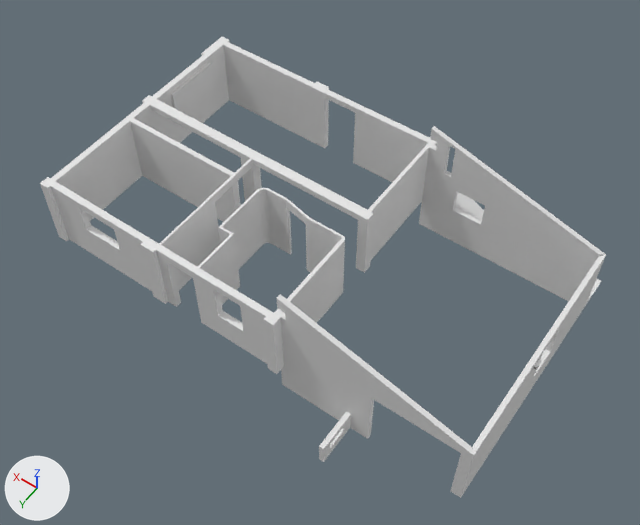
The Blender file Casa.blend, before and after one commit.
Camera for both pictures: a 50 mm lens placed at (-1216.0, 1330.0, 2168.0), pointed at (-308.0, 59.0, 171.0). Lighting does not change. The marker at lower left points along +X, +Y and +Z. The picture after the commit comes second.

Objects in the first picture: '001.01_Denis', '001.01_SE', '001.02_Cocina_Despensa', '001.02_SO', '001.03_OS', '001.05_NO', '001.06_NE', '001.07_EN', '001.09_CargaConina', '002.01_N', '002.02_E', '002.03_S', '002.Torre', 'Acera_N', 'Auxiliar.001', 'Substractor.001' and 13 more.
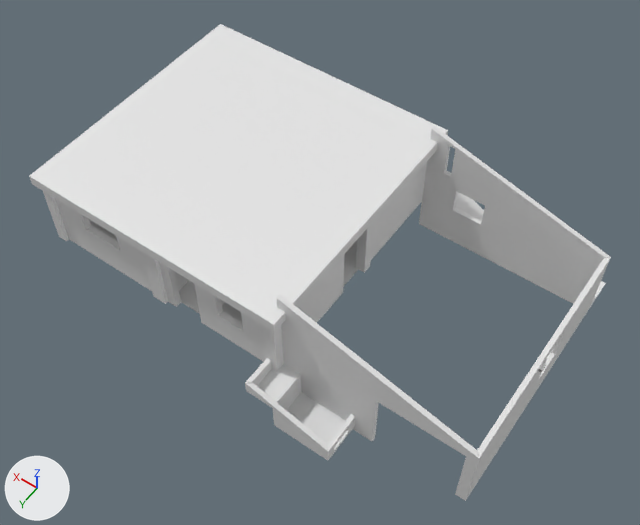
Where the newer file only moved an object's origin or applied its transform, the numbers keep the older frame.

Pixel boxes (x1, y1, x2, y2) of what changed, in the pictures (640 x 525 px; the box of a moved part takes in the faces that stretch with it):
'001.Techo', shown: after (29, 24, 448, 332)
'002.01_N', reshaped: before (419, 126, 606, 301); after (419, 126, 610, 304)
'002.03_S', reshaped: before (277, 294, 474, 498); after (277, 294, 479, 501)
'002.02_E', moved: before (461, 255, 606, 497); after (466, 257, 611, 500)
'003.Suelo', added: after (257, 364, 348, 444)
'003.Base', added: after (245, 358, 355, 460)
'Substractor.001', deleted: before (171, 62, 215, 115)
'001.Suelo', added (mostly hidden): after (90, 221, 358, 322)
'002.Torre', deleted: before (319, 412, 351, 462)
'Acera_N', reshaped (mostly hidden): before (455, 192, 601, 304); after (455, 192, 606, 307)
'Auxiliar.001', deleted: before (201, 42, 218, 55)
part 1 of me_cube_021, moved or reshaped: before (586, 279, 601, 304); after (590, 281, 606, 307)
'001.01_Denis', unchanged, covered by the edit: before (198, 188, 341, 305)
'001.05_NO', unchanged, covered by the edit: before (223, 42, 315, 142)
'001.09_CargaConina', unchanged, covered by the edit: before (130, 118, 234, 222)
'001.03_OS', unchanged, covered by the edit: before (51, 102, 155, 221)

Edits to the bpy script that builds the scene:
```text
Change me_cube_021:
    used by ob_acera_n; location = (-588.0, -425.0, 66.0)
    remove me_cube_021.from_pydata(...)  # 36 vertices, 17 faces; spans x -383.0..178.0, y -56.0..56.0, z -56.0..50.0
    add me_cube_021.from_pydata(...)  # 36 vertices, 17 faces; spans x -397.0..178.0, y -56.0..56.0, z -56.0..50.0
    me_cube_021 part 1
    me_cube_021.vertices[2].co: (-383.0, -56.0, -56.0) -> (-397.0, -56.0, -56.0)  # pixel (601, 280) -> pixel (605, 283)
    me_cube_021.vertices[3].co: (-383.0, 56.0, -56.0) -> (-397.0, 56.0, -56.0)  # pixel (585, 305) -> pixel (589, 308)
Change me_cube_019:
    used by ob_002_01_n; location = (-555.0, -361.0, 243.0)
    before: 0 (-416.0, -7.0, -232.0) at pixel (585, 305), 1 (-416.0, -7.0, 11.0) at pixel (606, 254), 2 (-401.0, 7.0, -232.0), 3 (-401.0, 7.0, 15.0) at pixel (599, 254)
    remove me_cube_019.from_pydata(...)  # 36 vertices, 20 faces; spans x -416.0..155.0, y -7.0..7.0, z -232.0..180.0
    add me_cube_019.from_pydata(...)  # 36 vertices, 20 faces; spans x -430.0..155.0, y -7.0..7.0, z -232.0..180.0
    me_cube_019 part 2
    add for i in [*range(0, 4)]: me_cube_019.vertices[i].co += Vector((-14.0, 0.0, 0.0))
Change me_cube_026:
    used by ob_002_03_s; location = (-682.0, 362.0, 175.0); scale = (1.0, -1.0, 1.0)
    remove me_cube_026.from_pydata(...)  # 27 vertices, 14 faces, 2 loose edges; spans x -289.0..282.0, y -7.0..7.0, z -164.0..248.0
    add me_cube_026.from_pydata(...)  # 24 vertices, 14 faces; spans x -303.0..282.0, y -7.0..7.0, z -164.0..248.0
    me_cube_026 part 3: 12 vertices moved from x -289.0..53.0, y -7.0..7.0, z -164.0..83.0 to x -303.0..-18.0, y -7.0..7.0, z -164.0..83.0; 3 vertices removed from x -4.0..53.0, y -7.0, z -164.0..-160.0
Add me_cube_028_1:
    me_cube_028_1.from_pydata(...)  # 30 vertices, 22 faces; spans x -19.0..245.0, y -62.0..62.0, z -6.0..129.0
Add me_plane_003:
    me_plane_003.from_pydata([(-130.0, -61.0, 25.0), (134.0, -62.0, 119.0), (-130.0, 62.0, 25.0), (134.0, 62.0, 119.0), (46.0, -62.0, 25.0), (46.0, 62.0, 25.0), (46.0, -62.0, 119.0), (46.0, 62.0, 119.0), (103.0, -31.0, 119.0), (103.0, -62.0, 119.0), (134.0, -62.0, 119.0), (134.0, -31.0, 119.0)], [], [(11, 3, 7, 6, 1, 10, 9, 8), (0, 4, 5, 2), (4, 6, 7, 5)])
Add me_plane_002:
    me_plane_002.from_pydata([(-3.89, -3.69, 116.19), (3.79, -3.69, 116.19), (-3.89, 3.69, 116.19), (3.79, 3.69, 116.19)], [], [(0, 1, 3, 2)])
Change ob_001_techo:
    ob_001_techo.location: (0.0, 0.0, 234.0) -> (0.0, 0.0, 350.0)
    remove ob_001_techo.hide_set(True)
Remove ob_substractor_001:
    ob_substractor_001 = bpy.data.objects.new('Substractor.001', me_cube_027)
    ob_substractor_001.location = (482.0, -75.0, 280.0)
    ob_substractor_001.scale = (38.2, 48.5, 60.0)
Remove ob_auxiliar_001:
    ob_auxiliar_001 = bpy.data.objects.new('Auxiliar.001', me_cube_030)
    ob_auxiliar_001.location = (718.0, -235.0, 218.0)
    ob_auxiliar_001.scale = (6.04, 30.4, 10.2)
Remove ob_002_torre:
    ob_002_torre = bpy.data.objects.new('002.Torre', me_cube_028)
    ob_002_torre.location = (-624.0, 430.0, 41.0)
    ob_002_torre.scale = (4.22, 109.0, 37.5)
Change ob_002_02_e:
    ob_002_02_e.location: (-964.0, -22.0, 152.0) -> (-978.0, -22.0, 152.0)
Add ob_003_base:
    ob_003_base = bpy.data.objects.new('003.Base', me_cube_028_1)
    ob_003_base.location = (-624.0, 430.0, 41.0)
Add ob_003_suelo:
    ob_003_suelo = bpy.data.objects.new('003.Suelo', me_plane_003)
    ob_003_suelo.location = (-513.0, 430.0, 10.0)
Add ob_001_suelo:
    ob_001_suelo = bpy.data.objects.new('001.Suelo', me_plane_002)
    ob_001_suelo.location = (0.0, 0.0, 0.0)
    ob_001_suelo.scale = (100.0, 100.0, 1.0)
```
